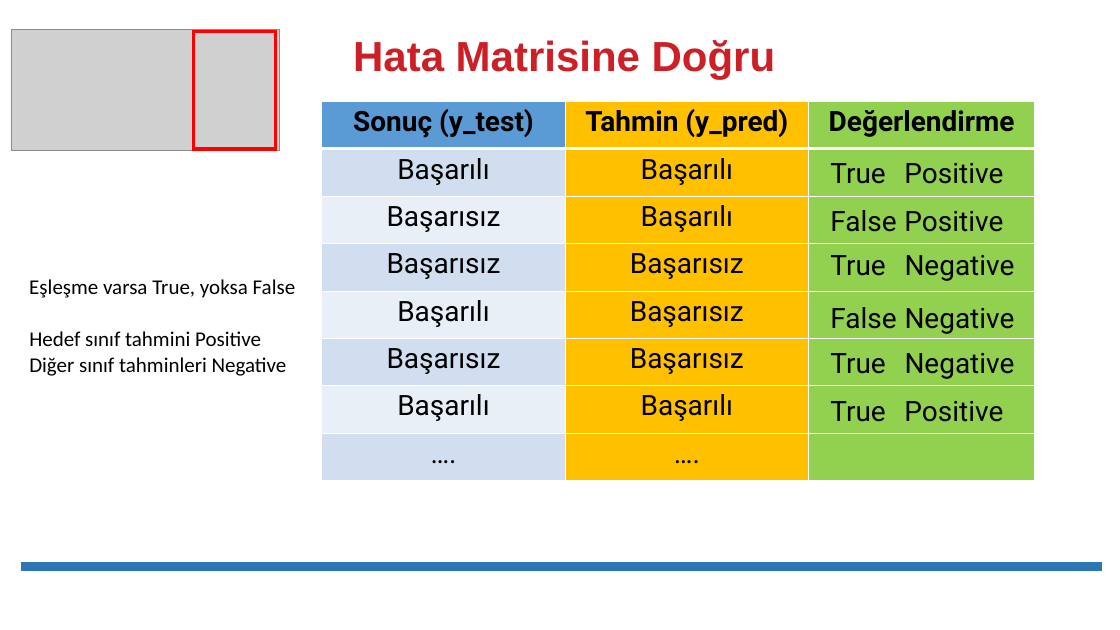
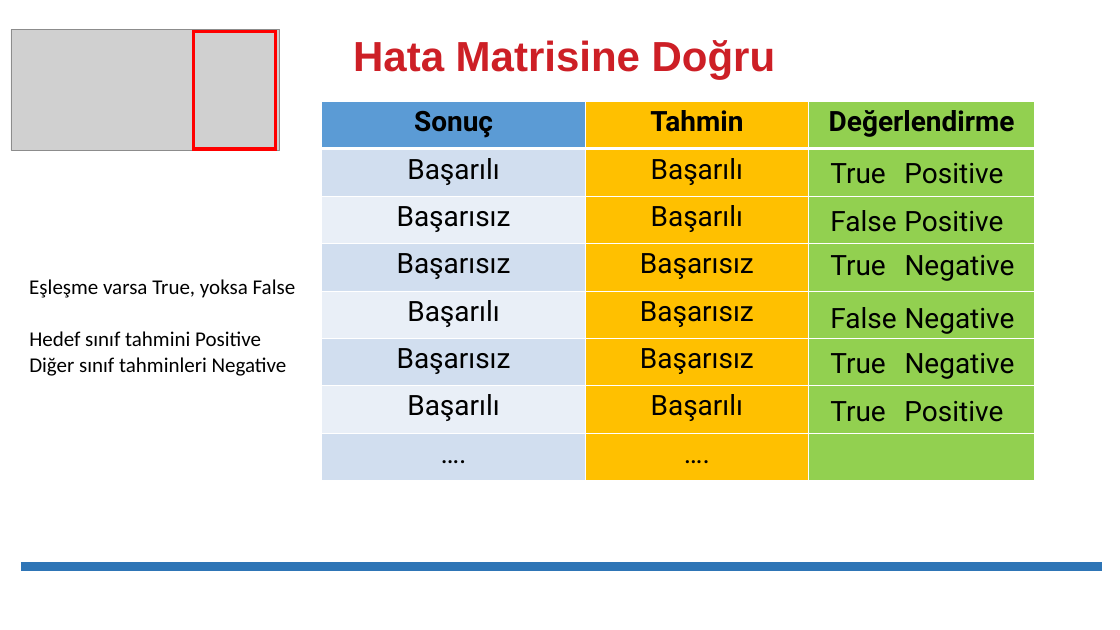
Before and after one commit to erkansirin78/preprocessing-analysis-ml-dl-big-data, a slide deck: slide 6 of presentations/06_Hata_Matrisi_Yorumlama+.pptx. Drawn at 1120x630 pixels with LibreOffice and Linux fonts; fonts in the diff are those of the drawing; grey boxes stand for pictures. Boxes give left, top, right and bottom in pixels: in the first picture for what was removed or moved away, otherwise in the second. Text is boxed around its words. In the diff, an @@ line names an element or a change of style, - is before the commit and + after.

```diff
--- a/presentations/06_Hata_Matrisi_Yorumlama+.pptx
+++ b/presentations/06_Hata_Matrisi_Yorumlama+.pptx
@@ table at box(322, 102, 1035, 481) @@
-row 1, column 1: Sonuç (y_test)
+row 1, column 1: Sonuç
-row 1, column 2: Tahmin (y_pred)
+row 1, column 2: Tahmin
```
Also in this commit, not shown: 9 other files.
